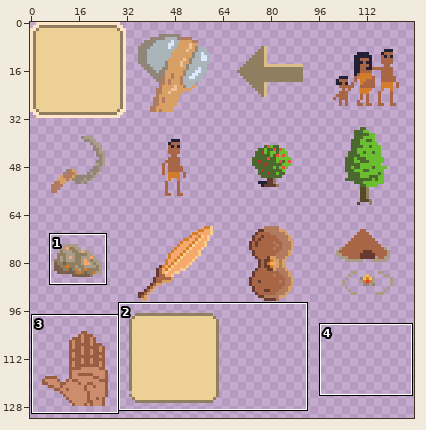
Two states of a sprite sheet, Assets/Sprites/Buttons/Unit Buttons.png. The first picture is a wide view before the edit; the outline marks the close-up.
Close-up. Earlier state:
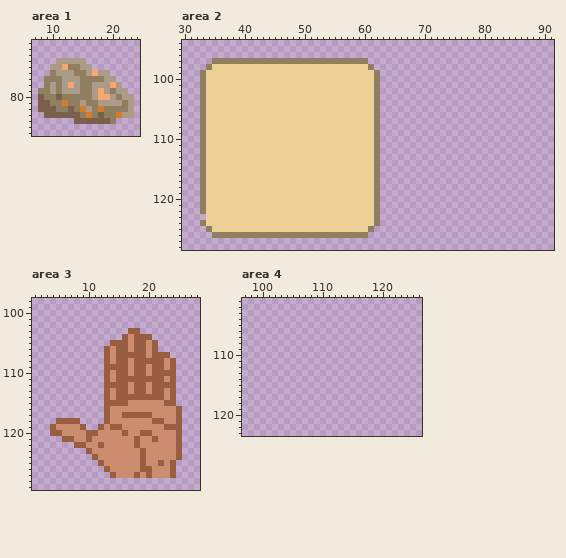
The file is 128x192 pixels. Shown: area 1: x 7..24, y 71..86; area 2: x 30..91, y 94..128; area 3: x 1..28, y 98..129; area 4: x 97..126, y 101..123. The wide view leaves out empty margins.
And afterwards:
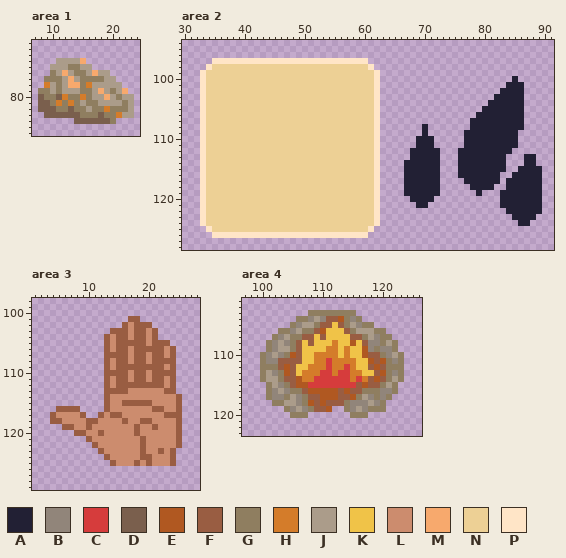
Palette (. is transparent): A #222034  B #91857a  C #d63c3c  D #7a5f4d  E #b05821  F #995d42  G #8f7e60  H #d47c2a  J #ab9c8a  K #f0c348  L #cc8c6e  M #f7a96d  N #edd095  P #ffe5c7
The commit says: New metal resource art
The exact change:
Changed rows in their new state; - is an unchanged pixel.
Area 1:
first column x 9:
74 ------M-------
75 ---J----------
76 ---M----------
77 ----M---------
78 H----M-H---J--
79 -------------M
80 ---H--H--J----
81 --HGH---------
82 ------G--GH---
83 -------G------
Area 2:
first column x 33:
 97 --PPPPPPPPPPPPPPPPPPPPPPPPPP-----------------------------
 98 -P--------------------------P----------------------------
 99 P----------------------------P---------------------------
100 P----------------------------P----------------------A----
101 P----------------------------P---------------------AAA---
102 P----------------------------P--------------------AAAA---
103 P----------------------------P-------------------AAAAA---
104 P----------------------------P------------------AAAAAA---
105 P----------------------------P-----------------AAAAAAA---
106 P----------------------------P----------------AAAAAAAA---
107 P----------------------------P---------------AAAAAAAAA---
108 P----------------------------P-------A-------AAAAAAAAA---
109 P----------------------------P-------A------AAAAAAAAA----
110 P----------------------------P------AAA-----AAAAAAAAA----
111 P----------------------------P------AAA-----AAAAAAAAA----
112 P----------------------------P-----AAAAA---AAAAAAAAA-----
113 P----------------------------P-----AAAAA---AAAAAAAA---AA-
114 P----------------------------P----AAAAAA---AAAAAAAA---AA-
115 P----------------------------P----AAAAAA---AAAAAAAA--AAAA
116 P----------------------------P----AAAAAA---AAAAAAA--AAAAA
117 P----------------------------P----AAAAAA----AAAAAA-AAAAAA
118 P----------------------------P----AAAAAA-----AAAA--AAAAAA
119 P----------------------------P----AAAAAA------A---AAAAAAA
120 P----------------------------P-----AAAA-----------AAAAAAA
121 P----------------------------P------AA------------AAAAAAA
122 P----------------------------P---------------------AAAAAA
123 P----------------------------P----------------------AAAA-
124 P----------------------------P-----------------------AA--
125 -P--------------------------P----------------------------
126 --PPPPPPPPPPPPPPPPPPPPPPPPPP-----------------------------
Area 3:
first column x 4:
101 -------------FF-------
102 ------------FLFFF-----
103 ----------FFFL-FLF----
104 ---------FLF----LF----
105 ---------FL--F----FF--
106 ----------------F-FLF-
107 ----------F--L-----LF-
108 ----------------L--F--
109 ----------L--F--F-----
110 ----------F-----------
111 -------------L--L-----
112 ----------L--F--F--L--
113 ----------F---LL-LLF--
114 -----------LLLLLLLL-LF
115 ----------LL-FFFF--LLF
116 -FFFF------------FF---
117 FLLLLF--FLFFLLLLL--FF-
118 F-LLLLFFLL--F--FFLL---
119 ..FF-LFLL-LL--F--F-LL-
120 ....FFLLF---L-FLL-----
121 --....--------LF-L----
122 ----...FL-----LF------
123 ------..F---------F-F.
124 -------..F------F---F.
125 --------..F---FLF-L---
126 ---------............-
127 ----------...........-
Area 4:
first column x 100:
103 --------GGGGGGGG--------
104 ------GGBJBFFEGBG-------
105 -----GBJJGFFKFGJBGG-----
106 ---GGBJGGFEKKKFGJJJGG---
107 --GBJGGFFKFKKKKFFGJBGG--
108 -GBJBGFKFKKKHKKEKFBBGJG-
109 -GBJJGFKKKKHHKHKKEBGBBG-
110 GBJBGEFKKHHHHKHKKEFFGBJG
111 GBBFFFFKKHHCHHHHKKEFEGBG
112 GGGFEFKKHHHCHHCHKKFEFGGG
113 GJBGEFKHHHCCHCCHHKKFEGBG
114 GJJGFFEHHCCCCCCHCHFEFGJG
115 -GJBGFEECCCCCCCCFEFFGJG-
116 -GBJBGGFEEEEEFEFFGGGBBG-
117 -GBBGJBGFFEEEFFEGJBGBG--
118 --GGJJBGEFEFFFGBBBJBG---
119 ----GBJBGFFE--GBJBGGG---
120 -----GGG-------GGG------
Boxes around the changes in both close-ups, in picture pixels (x1, y1, x2, y2):
changed: (44, 58, 128, 118)
changed: (200, 58, 380, 238)
added: (404, 76, 542, 226)
changed: (50, 316, 182, 478)
added: (260, 310, 404, 418)
